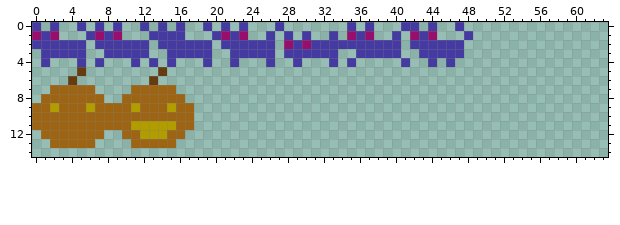
File history of a pixel-art sprite, asset/sprites.png. The first picture shows the starting point.
The file is 64x64 pixels. Shown: x 0..63, y 0..14.
The result:
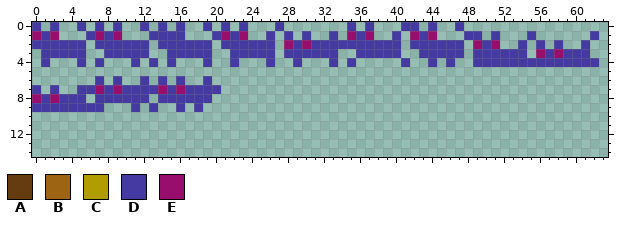
Palette (. is transparent): A #653c10  B #9d6413  C #b19d00  D #443aa1  E #980e6d
Changes in this commit:
y 1: x 49 . -> D; x 51 . -> D; x 55 . -> D; x 62 . -> D
y 2: x 49..51 ... -> EDE; x 54 . -> D; x 56 . -> D; x 58 . -> D; x 61 . -> D
y 3: x 49..54 ...... -> DDDDDD; x 56..61 ...... -> EDEDDD
y 4: x 49..62 .............. -> DDDDDDDDDDDDDD
y 5: x 5 A -> .; x 14 A -> .
y 6: x 4 A -> .; x 7 . -> D; x 9 . -> D; x 12..14 .A. -> D.D; x 16 . -> D; x 19 . -> D
y 7: x 0 . -> D; x 2..20 BBBBB....BBBBB..... -> D..DDEDEDDDDEDEDDDD
y 8: x 0..19 .BBBBBBB..BBBBBBB... -> EDEDDD.DDDDDD.DDDDDD
y 9: x 0..18 BBCBBBCBBBBCBBBCBB. -> DDDDDDDD...D.D..D.D
y 10: x 0..17 BBBBBBBBBBBBBBBBBB -> ..................
y 11: x 0..17 BBBBBBBBBBBCCCCCBB -> ..................
y 12: x 1..7 BBBBBBB -> .......; x 10..16 BBCCCBB -> .......
y 13: x 2..6 BBBBB -> .....; x 11..15 BBBBB -> .....
Pixel boxes of the changes (left, top, right, bottom) in both pictures:
added: (473, 31, 599, 67)
changed: (32, 67, 221, 148)
